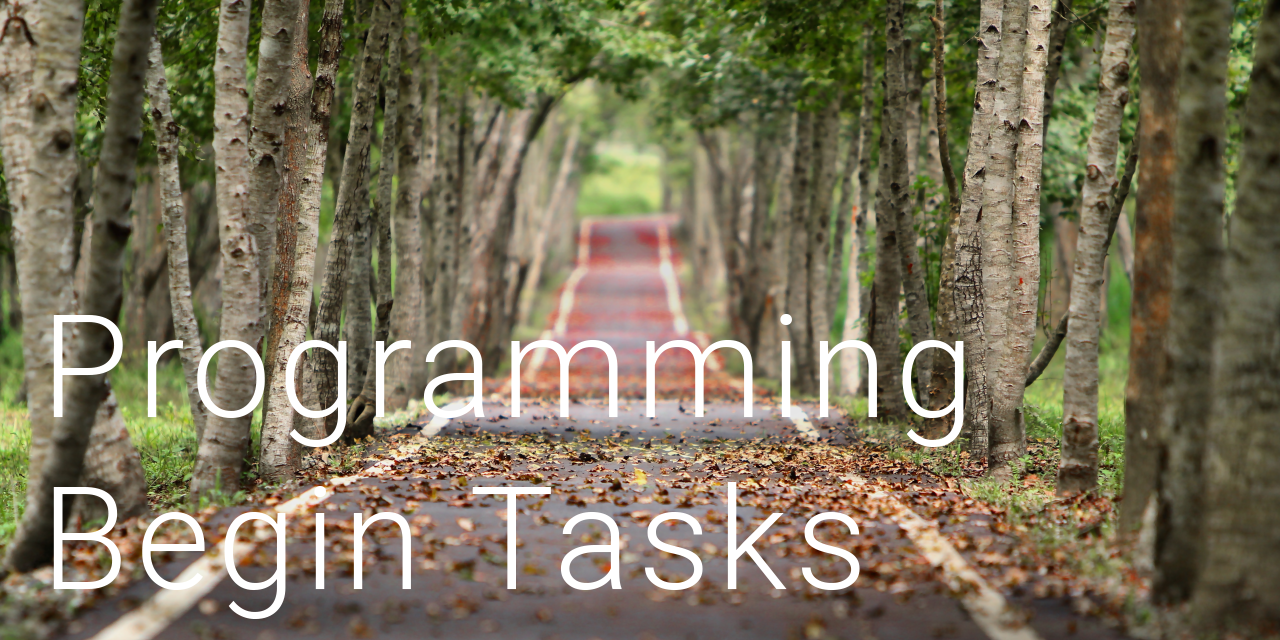
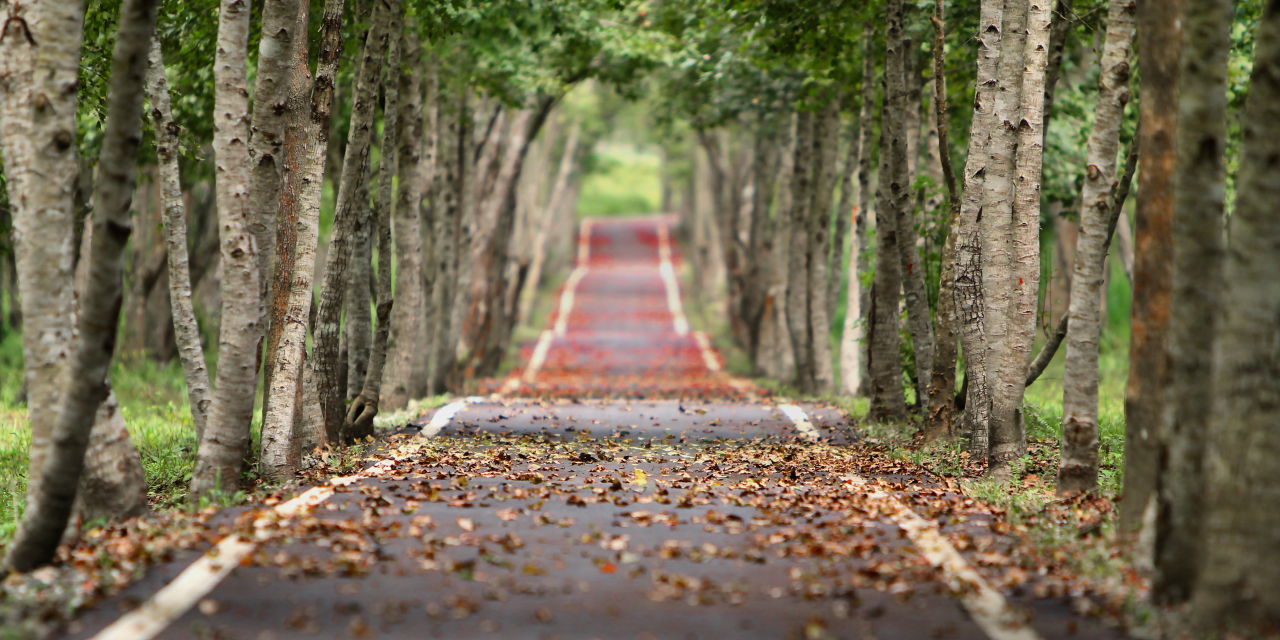
The second 1280×640 image is a revision of the first. Changes to its layers:
hid "Programming Begin Tasks" over [53, 314, 964, 619]
